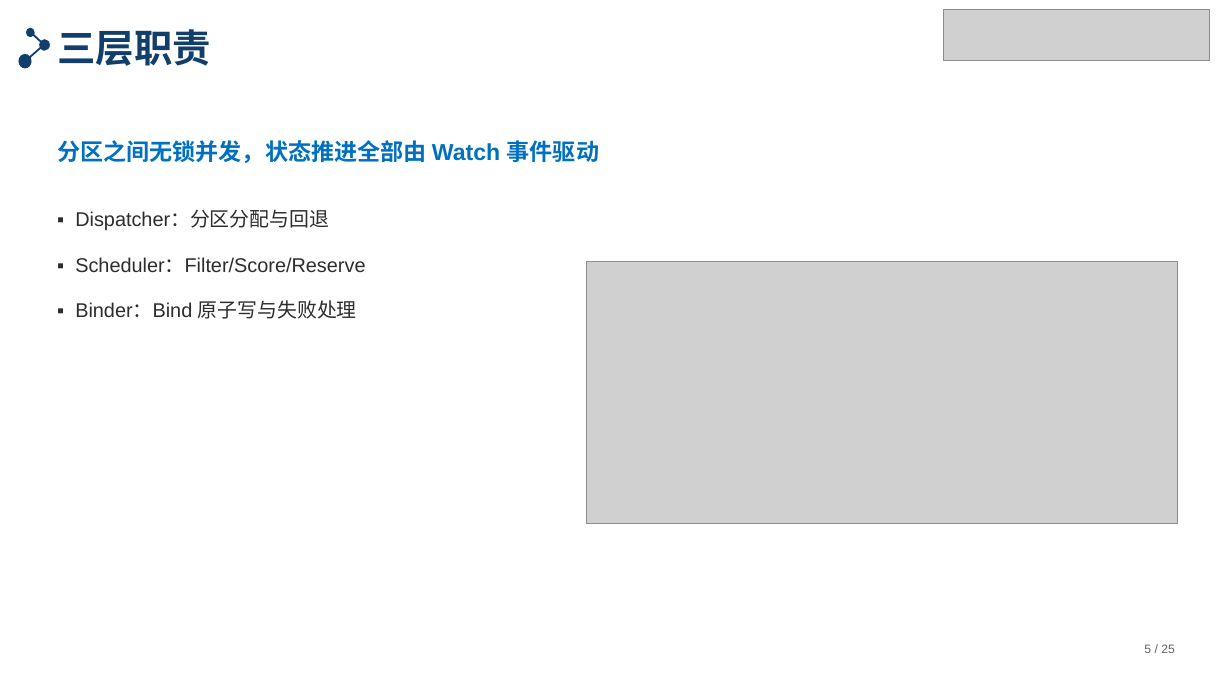
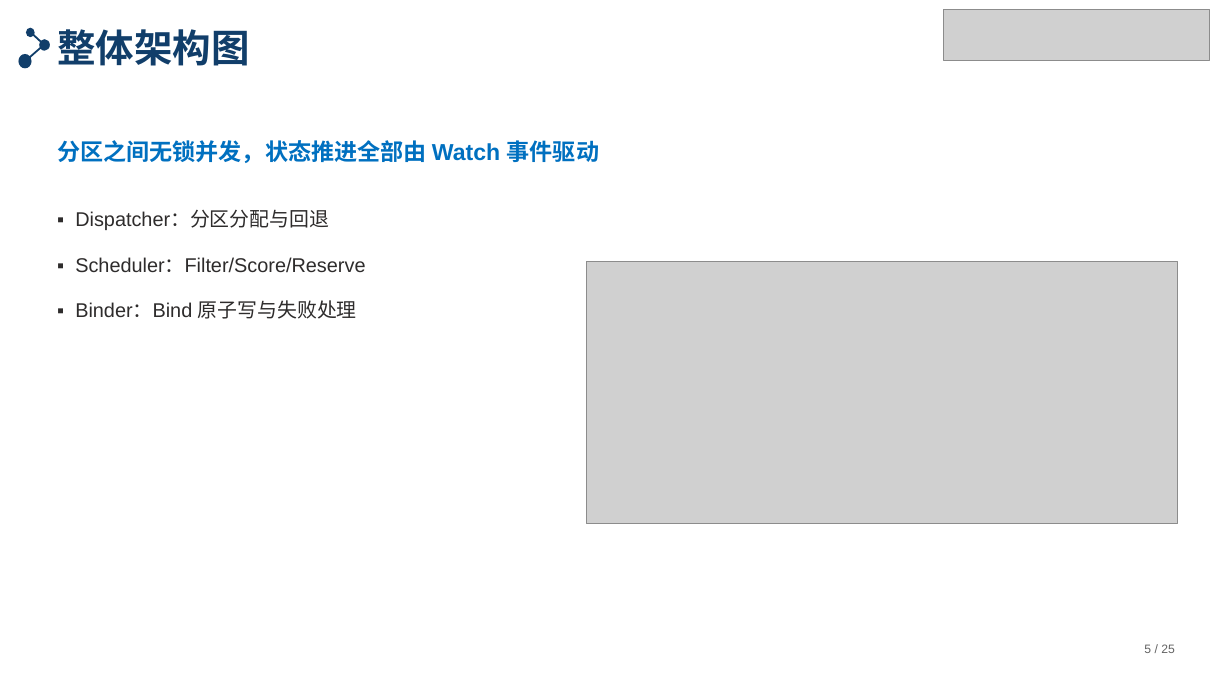
Before and after one commit to tengfei86/godel-scheduler, a slide deck: slide 5 of docs/thesis/defense/答辩PPT-北航模板版.pptx. Drawn at 1232x693 pixels with LibreOffice and Linux fonts; fonts in the diff are those of the drawing; grey boxes stand for pictures. Boxes give left, top, right and bottom in pixels: in the first picture for what was removed or moved away, otherwise in the second. Text is boxed around its words. In the diff, an @@ line names an element or a change of style, - is before the commit and + after.

```diff
--- a/docs/thesis/defense/答辩PPT-北航模板版.pptx
+++ b/docs/thesis/defense/答辩PPT-北航模板版.pptx
@@ text at [57,29,249,66]: text changed @@
-三层职责
+整体架构图
```
Also in this commit, not shown: 3 other files.
